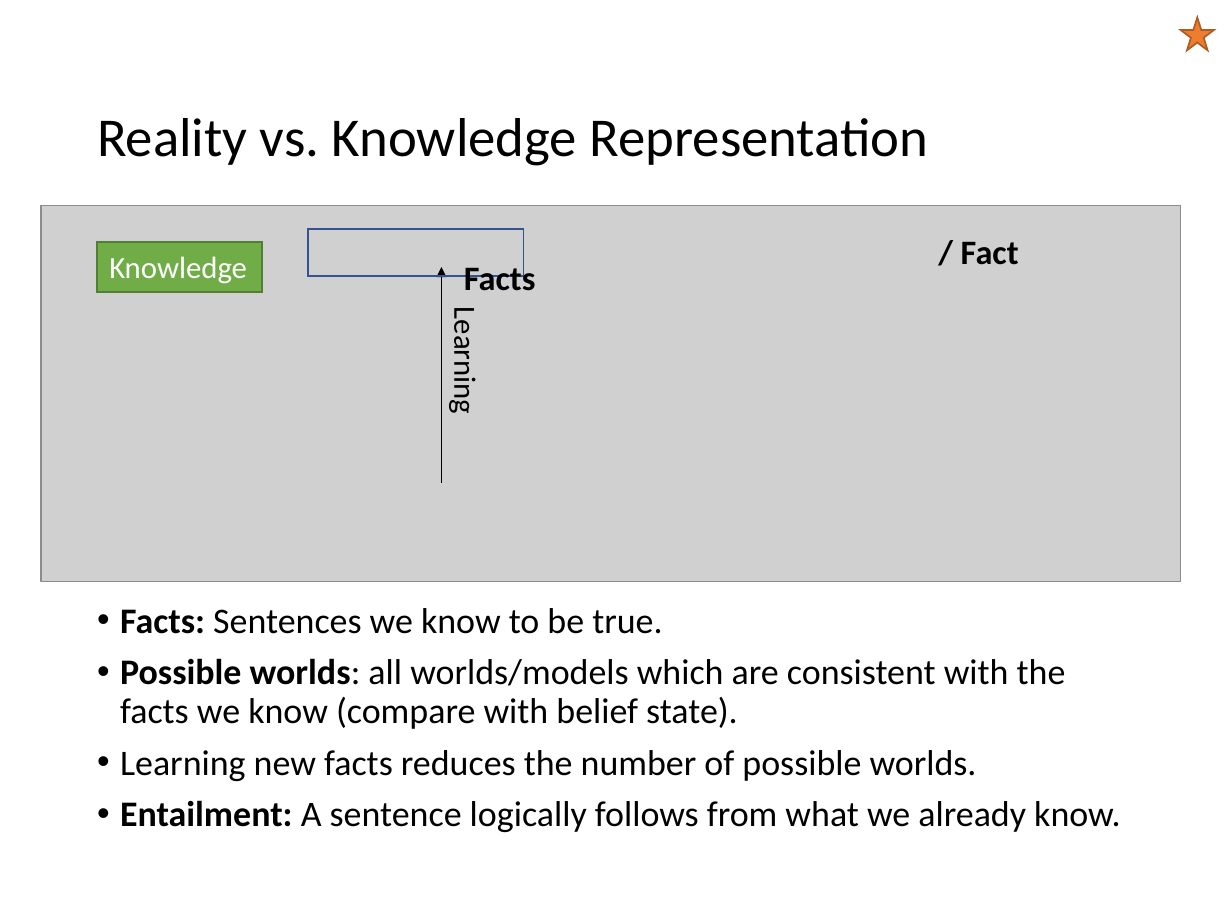
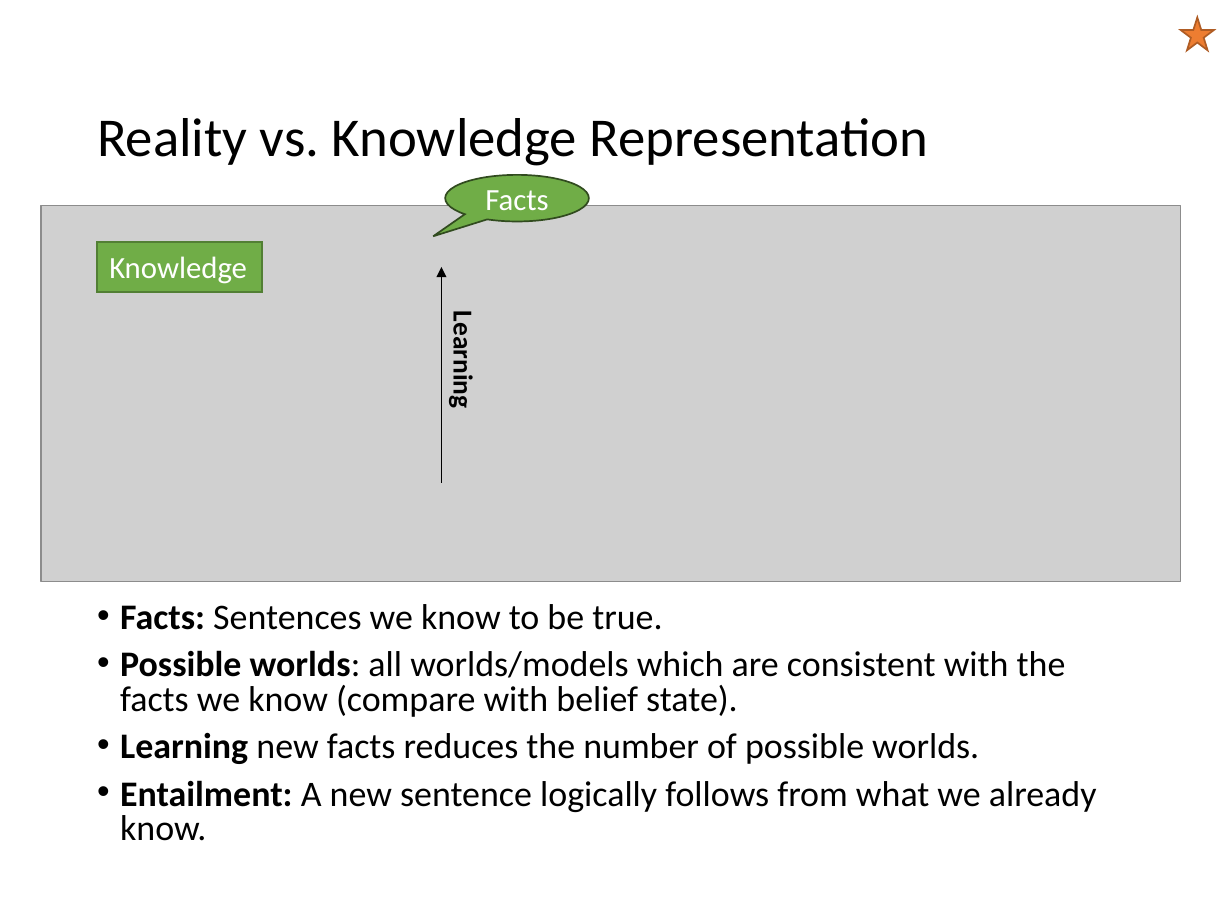
Before and after one commit to mhahsler/CS7320-AI, a slide deck: slide 3 of slides/07_logic.pptx. Drawn at 1232x924 pixels with LibreOffice and Linux fonts; fonts in the diff are those of the drawing; grey boxes stand for pictures. Boxes give left, top, right and bottom in pixels: in the first picture for what was removed or moved away, otherwise in the second. Text is boxed around its words. In the diff, an @@ line names an element or a change of style, - is before the commit and + after.

```diff
--- a/slides/07_logic.pptx
+++ b/slides/07_logic.pptx
@@ speech bubble "Facts": place and size @@
-speech bubble "Facts" at bbox=[464, 262, 536, 291]
+speech bubble "Facts" at bbox=[445, 175, 589, 222]
@@ speech bubble "Facts" at bbox=[445, 175, 589, 222]: size 20 to 18 pt, text colour #000000 to #FFFFFF, bold off; alignment left to centre; vertical alignment top to middle; fill none to #70AD47; outline none to #314C1F 1 pt @@
@@ rectangle removed at bbox=[308, 229, 524, 277] @@
@@ arrow (441, 483) - (441, 267): stroke #000000 0.5 pt to #000000 1 pt @@
@@ text removed at bbox=[961, 241, 1019, 265] @@
-/ Fact
@@ text "Learning" at bbox=[446, 320, 479, 405]: size 18 to 16 pt, bold on; alignment left to centre @@
@@ text at bbox=[120, 604, 1066, 764]: bold on in "Learning"; line spacing 0.9 to 0.8 @@
@@ text at bbox=[120, 780, 1097, 841]: text changed @@
-• Entailment: A sentence logically follows from what we already know.
+• Entailment: A new sentence logically follows from what we already know.
```
Also in this commit, not shown: 7 other slides changed, 6 slides added, 3 slides removed, 1 other file.
